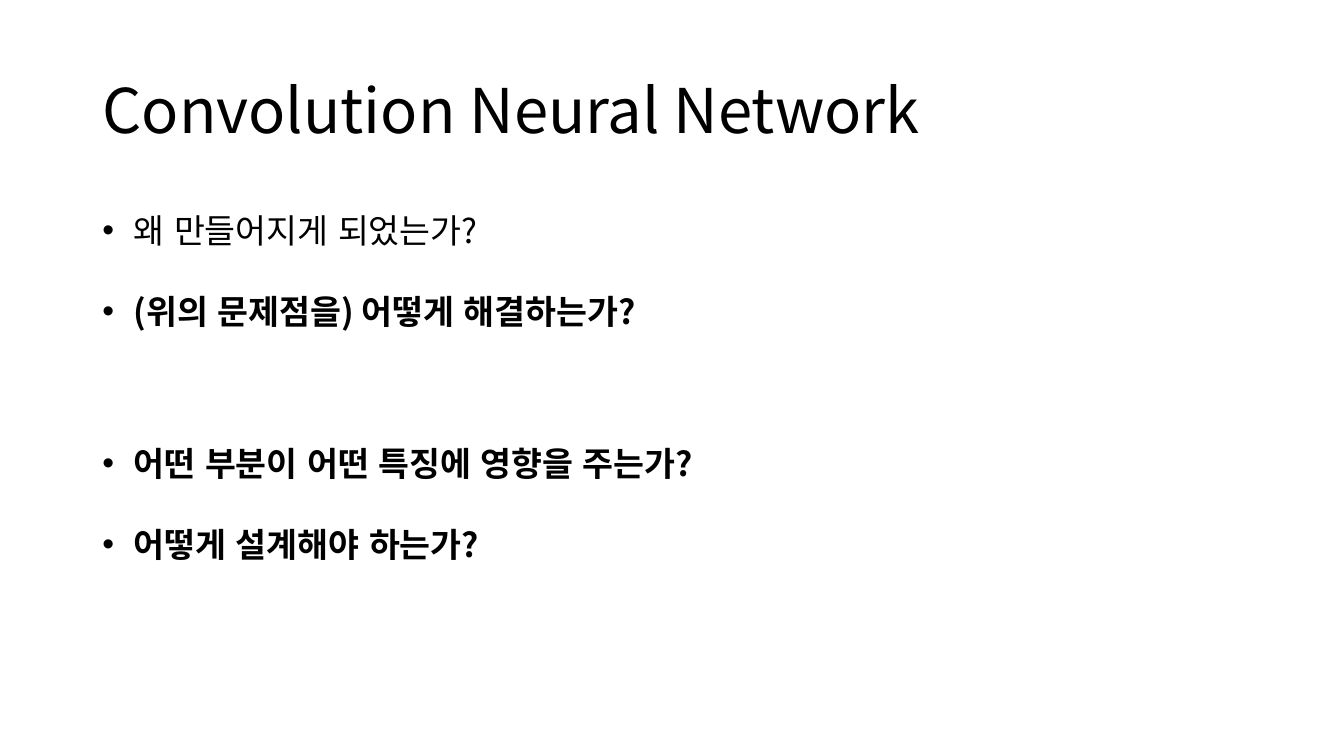
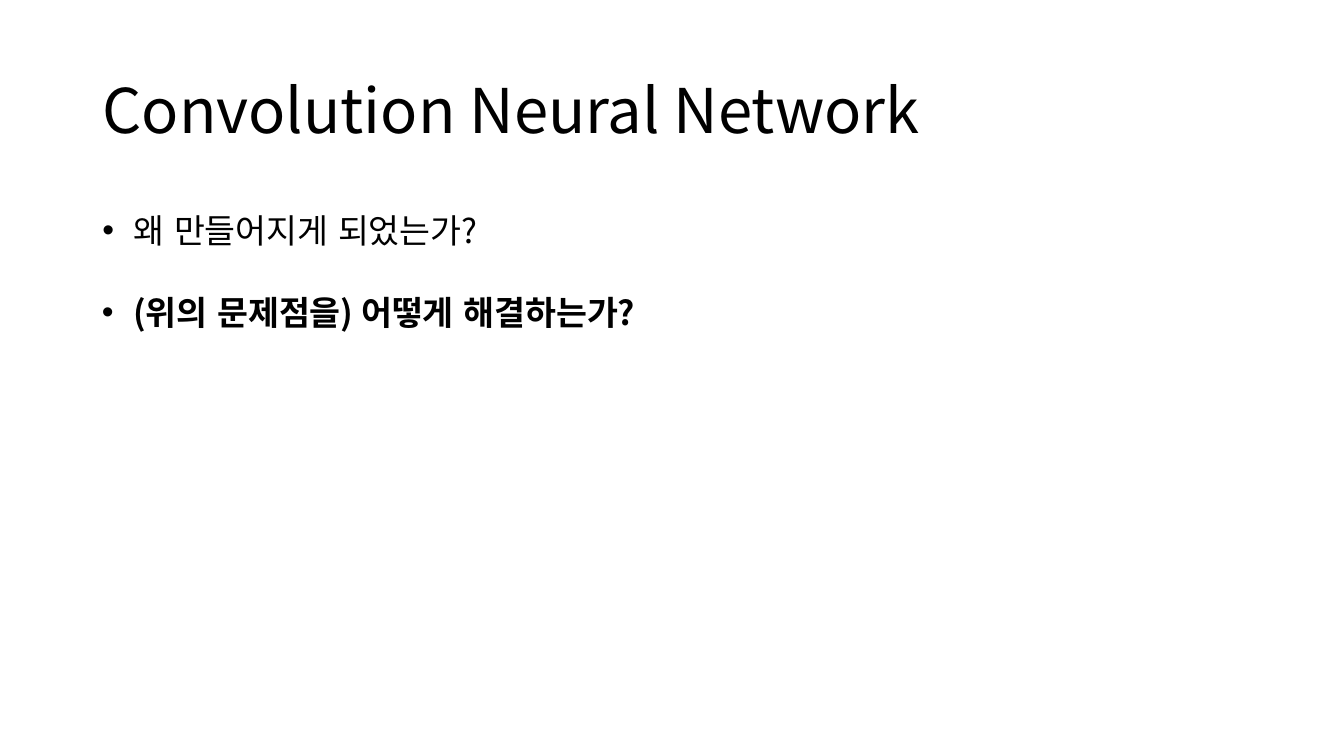
Before and after one commit to hahyeonsook/ai, a slide deck: slide 4 of lab/발표자료/reCNNs(2)_190723.pptx (slide 8 before the commit). Drawn at 1344x756 pixels with LibreOffice and Linux fonts; fonts in the diff are those of the drawing. Boxes give left, top, right and bottom in pixels: in the first picture for what was removed or moved away, otherwise in the second. Text is boxed around its words. In the diff, an @@ line names an element or a change of style, - is before the commit and + after.

```diff
--- a/lab/발표자료/reCNNs(2)_190723.pptx
+++ b/lab/발표자료/reCNNs(2)_190723.pptx
@@ text removed at box(134, 447, 693, 560) @@
-• 어떤 부분이 어떤 특징에 영향을 주는가?
-• 어떻게 설계해야 하는가?
```
Also in this commit, not shown: 1 other slide changed, 18 slides added, 11 slides removed, 1 other file.
